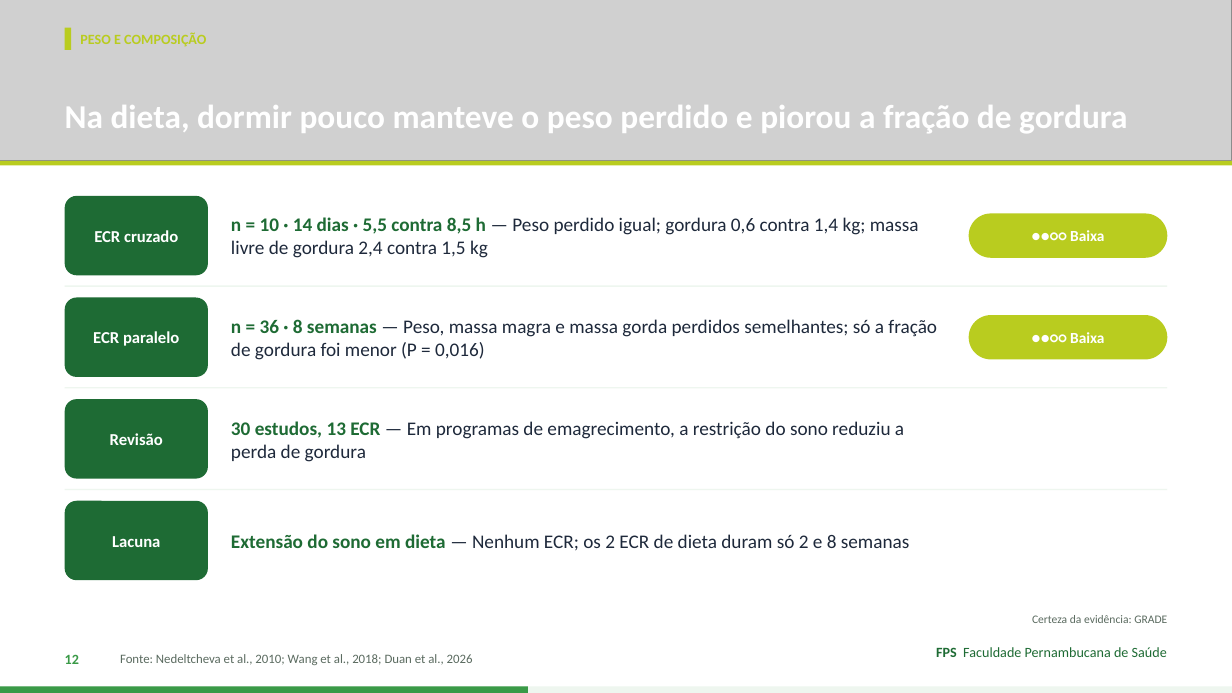
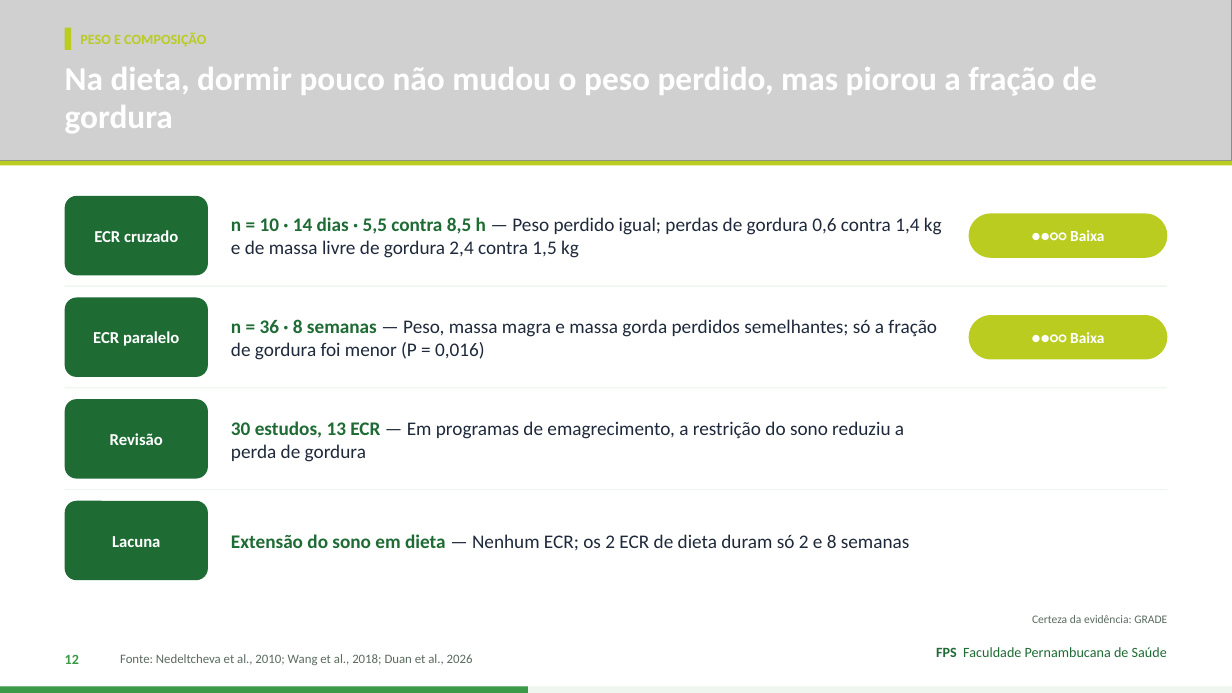
Before and after one commit to Institutomoraisandrade/CRM, a slide deck: slide 12 of trabalho-fps/trabalhos/2026-11-10-sono/apresentacao.pptx. Drawn at 1232x693 pixels with LibreOffice and Linux fonts; fonts in the diff are those of the drawing; grey boxes stand for pictures. Boxes give left, top, right and bottom in pixels: in the first picture for what was removed or moved away, otherwise in the second. Text is boxed around its words. In the diff, an @@ line names an element or a change of style, - is before the commit and + after.

```diff
--- a/trabalho-fps/trabalhos/2026-11-10-sono/apresentacao.pptx
+++ b/trabalho-fps/trabalhos/2026-11-10-sono/apresentacao.pptx
@@ text at (65,67,1097,133): text changed @@
-Na dieta, dormir pouco manteve o peso perdido e piorou a fração de gordura
+Na dieta, dormir pouco não mudou o peso perdido, mas piorou a fração de gordura
@@ text at (231,217,942,258): text changed @@
-n = 10 · 14 dias · 5,5 contra 8,5 h — Peso perdido igual; gordura 0,6 contra 1,4 kg; massa livre de gordura 2,4 contra 1,5 kg
+n = 10 · 14 dias · 5,5 contra 8,5 h — Peso perdido igual; perdas de gordura 0,6 contra 1,4 kg e de massa livre de gordura 2,4 contra 1,5 kg
```
Also in this commit, not shown: 20 other slides changed, 7 other files.
